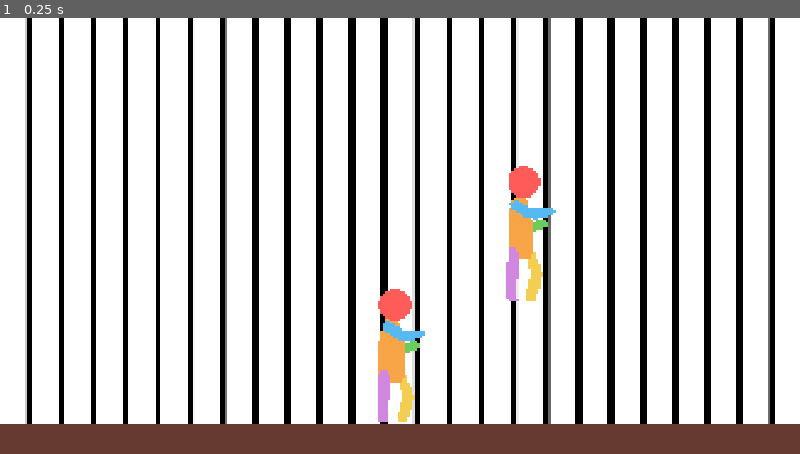
Above: before the commit, frame 1.
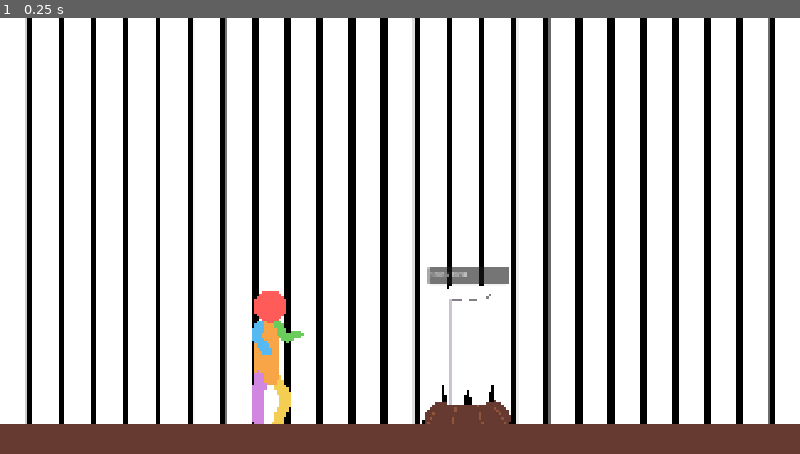
Above: after the commit, the same moment.

Repository: aludnier/2D-Fighting-Game
Game: Godot game, scene res://scene/game.tscn
Two runs of this game, one before a commit and one after it. Both use one fixed random seed, a clock stepped at 60 frames per second and the inputs below.
Inputs:
- Up to frame 1 (0.25 s): no input

The runs differ from the first frame. In frame 1, 4.3% of the frame differs, in the area x 31-70%, y 33-94%.

Commit message:
feat: 3 change player script to an state machine logic

Diff:
--- a/project.godot
+++ b/project.godot
@@ -34,7 +34,8 @@
 
 jump={
 "deadzone": 0.2,
-"events": []
+"events": [Object(InputEventKey,"resource_local_to_scene":false,"resource_name":"","device":-1,"window_id":0,"alt_pressed":false,"shift_pressed":false,"ctrl_pressed":false,"meta_pressed":false,"pressed":false,"keycode":0,"physical_keycode":32,"key_label":0,"unicode":32,"location":0,"echo":false,"script":null)
+]
 }
 "Light Attack"={
 "deadzone": 0.2,
--- a/scene/character.tscn
+++ b/scene/character.tscn
@@ -4,61 +4,98 @@
 [ext_resource type="Script" uid="uid://dhevu0bd8dixl" path="res://script/Frame_data_class.gd" id="2_7v2w7"]
 [ext_resource type="Texture2D" uid="uid://6ygsl6vaob1f" path="res://asset/characters/maped-character-Sheet.png" id="2_d7vt2"]
 [ext_resource type="Script" uid="uid://cnfnuryofg0l3" path="res://script/hitbox.gd" id="3_d7vt2"]
+[ext_resource type="Script" uid="uid://d3b130d0d4cpp" path="res://script/Hitboxe_data_class.gd" id="3_mbevu"]
 [ext_resource type="Script" uid="uid://cri3atyjms1vq" path="res://script/Attack_data_class.gd" id="3_p3t0x"]
-
-[sub_resource type="Resource" id="Resource_7v2w7"]
+[ext_resource type="Script" uid="uid://b4gtfxq2dq3c0" path="res://script/state_machine.gd" id="7_mbevu"]
+[ext_resource type="Script" uid="uid://coswoeuvcufyc" path="res://script/state/idle.gd" id="8_wdeb7"]
+[ext_resource type="Script" uid="uid://bd0f00hltnn3a" path="res://script/state/walk.gd" id="9_adcn7"]
+[ext_resource type="Script" uid="uid://jrl2asgppwqk" path="res://script/state/attack.gd" id="10_t17xi"]
+[ext_resource type="Script" uid="uid://6i1a1fh6mgps" path="res://script/state/jump.gd" id="11_beyxi"]
+[ext_resource type="Script" uid="uid://40xxbd5xiby6" path="res://script/state/land.gd" id="12_x6pvx"]
+
+[sub_resource type="Resource" id="Resource_wdeb7"]
+script = ExtResource("3_mbevu")
+offset = Vector2(74, -31)
+size = Vector2(68, 53)
+metadata/_custom_type_script = "uid://d3b130d0d4cpp"
+
+[sub_resource type="Resource" id="Resource_p3t0x"]
 script = ExtResource("2_7v2w7")
-damage = 10
+hitbox = Array[ExtResource("3_mbevu")]([SubResource("Resource_wdeb7")])
+damage = 50
 metadata/_custom_type_script = "uid://dhevu0bd8dixl"
 
 [sub_resource type="Resource" id="Resource_6k5wm"]
 script = ExtResource("3_p3t0x")
 animation = &"light-punch"
-frames = Array[ExtResource("2_7v2w7")]([null, null, null, SubResource("Resource_7v2w7")])
+startFrame = 1
+endFrame = 1
+frames = Array[ExtResource("2_7v2w7")]([SubResource("Resource_p3t0x")])
 metadata/_custom_type_script = "uid://cri3atyjms1vq"
 
 [sub_resource type="RectangleShape2D" id="RectangleShape2D_6k5wm"]
-size = Vector2(70, 330)
-
-[sub_resource type="AtlasTexture" id="AtlasTexture_fc0e3"]
+size = Vector2(88, 330)
+
+[sub_resource type="AtlasTexture" id="AtlasTexture_p3t0x"]
+atlas = ExtResource("2_d7vt2")
+region = Rect2(192, 128, 96, 128)
+
+[sub_resource type="AtlasTexture" id="AtlasTexture_mbevu"]
 atlas = ExtResource("2_d7vt2")
 region = Rect2(0, 0, 96, 128)
 
-[sub_resource type="AtlasTexture" id="AtlasTexture_7jktm"]
+[sub_resource type="AtlasTexture" id="AtlasTexture_wdeb7"]
 atlas = ExtResource("2_d7vt2")
 region = Rect2(96, 0, 96, 128)
 
-[sub_resource type="AtlasTexture" id="AtlasTexture_ryrav"]
+[sub_resource type="AtlasTexture" id="AtlasTexture_adcn7"]
+atlas = ExtResource("2_d7vt2")
+region = Rect2(0, 128, 96, 128)
+
+[sub_resource type="AtlasTexture" id="AtlasTexture_t17xi"]
+atlas = ExtResource("2_d7vt2")
+region = Rect2(96, 128, 96, 128)
+
+[sub_resource type="AtlasTexture" id="AtlasTexture_beyxi"]
+atlas = ExtResource("2_d7vt2")
+region = Rect2(288, 128, 96, 128)
+
+[sub_resource type="AtlasTexture" id="AtlasTexture_x6pvx"]
+atlas = ExtResource("2_d7vt2")
+region = Rect2(96, 0, 96, 128)
+
+[sub_resource type="AtlasTexture" id="AtlasTexture_j2y7t"]
+atlas = ExtResource("2_d7vt2")
+region = Rect2(0, 0, 96, 128)
+
+[sub_resource type="AtlasTexture" id="AtlasTexture_jy7ch"]
 atlas = ExtResource("2_d7vt2")
 region = Rect2(192, 0, 96, 128)
 
-[sub_resource type="AtlasTexture" id="AtlasTexture_eow3j"]
+[sub_resource type="AtlasTexture" id="AtlasTexture_j6hc6"]
 atlas = ExtResource("2_d7vt2")
 region = Rect2(288, 0, 96, 128)
 
-[sub_resource type="AtlasTexture" id="AtlasTexture_j5wjh"]
-atlas = ExtResource("2_d7vt2")
-region = Rect2(0, 128, 96, 128)
-
-[sub_resource type="AtlasTexture" id="AtlasTexture_vef74"]
-atlas = ExtResource("2_d7vt2")
-region = Rect2(96, 128, 96, 128)
-
-[sub_resource type="AtlasTexture" id="AtlasTexture_hve3p"]
-atlas = ExtResource("2_d7vt2")
-region = Rect2(192, 128, 96, 128)
+[sub_resource type="AtlasTexture" id="AtlasTexture_lp7ui"]
+atlas = ExtResource("2_d7vt2")
+region = Rect2(384, 0, 96, 128)
 
 [sub_resource type="SpriteFrames" id="SpriteFrames_mbevu"]
 animations = [{
 "frames": [{
 "duration": 1.0,
-"texture": SubResource("AtlasTexture_fc0e3")
-}, {
-"duration": 1.0,
-"texture": SubResource("AtlasTexture_7jktm")
-}, {
-"duration": 1.0,
-"texture": SubResource("AtlasTexture_ryrav")
+"texture": SubResource("AtlasTexture_p3t0x")
+}],
+"loop": 0,
+"name": &"fall",
+"speed": 5.0
+}, {
+"frames": [{
+"duration": 1.0,
+"texture": SubResource("AtlasTexture_mbevu")
+}, {
+"duration": 1.0,
+"texture": SubResource("AtlasTexture_wdeb7")
 }],
 "loop": 1,
 "name": &"idle",
@@ -66,55 +103,123 @@
 }, {
 "frames": [{
 "duration": 1.0,
-"texture": SubResource("AtlasTexture_eow3j")
-}, {
-"duration": 1.0,
-"texture": SubResource("AtlasTexture_j5wjh")
-}, {
-"duration": 1.0,
-"texture": SubResource("AtlasTexture_vef74")
-}, {
-"duration": 1.0,
-"texture": SubResource("AtlasTexture_hve3p")
+"texture": SubResource("AtlasTexture_adcn7")
+}, {
+"duration": 1.0,
+"texture": SubResource("AtlasTexture_t17xi")
+}],
+"loop": 0,
+"name": &"jump",
+"speed": 5.0
+}, {
+"frames": [{
+"duration": 1.0,
+"texture": SubResource("AtlasTexture_beyxi")
+}, {
+"duration": 1.0,
+"texture": SubResource("AtlasTexture_x6pvx")
+}, {
+"duration": 1.0,
+"texture": SubResource("AtlasTexture_j2y7t")
+}],
+"loop": 0,
+"name": &"land",
+"speed": 5.0
+}, {
+"frames": [{
+"duration": 1.0,
+"texture": SubResource("AtlasTexture_jy7ch")
+}, {
+"duration": 1.0,
+"texture": SubResource("AtlasTexture_j6hc6")
+}, {
+"duration": 1.0,
+"texture": SubResource("AtlasTexture_lp7ui")
 }],
 "loop": 0,
 "name": &"light-punch",
-"speed": 5.0
-}, {
-"frames": [],
-"loop": 1,
-"name": &"new_animation",
 "speed": 5.0
 }]
 
 [sub_resource type="RectangleShape2D" id="RectangleShape2D_n6ms5"]
 size = Vector2(68, 53)
 
-[node name="Player" type="CharacterBody2D" unique_id=140332153 groups=["character"]]
+[sub_resource type="RectangleShape2D" id="RectangleShape2D_p3t0x"]
+
+[node name="Player" type="CharacterBody2D" unique_id=140332153 node_paths=PackedStringArray("state_machine") groups=["character"]]
 collision_layer = 3
 collision_mask = 3
 script = ExtResource("1_k8rrn")
+state_machine = NodePath("StateMachine")
 Lpunch = SubResource("Resource_6k5wm")
 
 [node name="CollisionShape2D" type="CollisionShape2D" parent="." unique_id=790708537]
-position = Vector2(-10, 27)
+position = Vector2(10, 27)
 shape = SubResource("RectangleShape2D_6k5wm")
 
 [node name="AnimatedSprite2D" type="AnimatedSprite2D" parent="." unique_id=1560615533]
 texture_filter = 1
+position = Vector2(14, -2)
 scale = Vector2(3, 3)
 sprite_frames = SubResource("SpriteFrames_mbevu")
-animation = &"light-punch"
-frame = 3
+animation = &"idle"
 
 [node name="hitboxes" type="Area2D" parent="." unique_id=1456709007]
 script = ExtResource("3_d7vt2")
 
-[node name="CollisionShape2D" type="CollisionShape2D" parent="hitboxes" unique_id=1020466220]
-position = Vector2(59, -25)
+[node name="hitbox1" type="CollisionShape2D" parent="hitboxes" unique_id=1020466220]
+position = Vector2(74, -31)
 shape = SubResource("RectangleShape2D_n6ms5")
 disabled = true
 
+[node name="hitbox2" type="CollisionShape2D" parent="hitboxes" unique_id=1550455071]
+visible = false
+position = Vector2(118, -50)
+shape = SubResource("RectangleShape2D_p3t0x")
+disabled = true
+
+[node name="hitbox3" type="CollisionShape2D" parent="hitboxes" unique_id=900354517]
+visible = false
+position = Vector2(177, -75)
+shape = SubResource("RectangleShape2D_n6ms5")
+disabled = true
+
+[node name="hitbox4" type="CollisionShape2D" parent="hitboxes" unique_id=2057256616]
+visible = false
+position = Vector2(236, -100)
+shape = SubResource("RectangleShape2D_n6ms5")
+disabled = true
+
+[node name="StateMachine" type="Node2D" parent="." unique_id=1226782756 node_paths=PackedStringArray("Idle", "Walk", "Jump", "Land", "Attack", "player")]
+script = ExtResource("7_mbevu")
+Idle = NodePath("Idle")
+Walk = NodePath("Walk")
+Jump = NodePath("Jump")
+Land = NodePath("Land")
+Attack = NodePath("Attack")
+player = NodePath("..")
+
+[node name="Idle" type="Node" parent="StateMachine" unique_id=1640310887]
+script = ExtResource("8_wdeb7")
+metadata/_custom_type_script = "uid://dhk37p80m5buj"
+
+[node name="Walk" type="Node" parent="StateMachine" unique_id=648430780]
+script = ExtResource("9_adcn7")
+metadata/_custom_type_script = "uid://dhk37p80m5buj"
+
+[node name="Attack" type="Node" parent="StateMachine" unique_id=1347401718]
+script = ExtResource("10_t17xi")
+metadata/_custom_type_script = "uid://dhk37p80m5buj"
+
+[node name="Jump" type="Node" parent="StateMachine" unique_id=1986669301]
+script = ExtResource("11_beyxi")
+metadata/_custom_type_script = "uid://dhk37p80m5buj"
+
+[node name="Land" type="Node" parent="StateMachine" unique_id=1069641807]
+script = ExtResource("12_x6pvx")
+metadata/_custom_type_script = "uid://dhk37p80m5buj"
+
 [connection signal="animation_finished" from="AnimatedSprite2D" to="." method="_on_animated_sprite_2d_animation_finished"]
+[connection signal="frame_changed" from="AnimatedSprite2D" to="." method="_on_animated_sprite_2d_frame_changed"]
 [connection signal="body_entered" from="hitboxes" to="hitboxes" method="_on_body_entered"]
 [connection signal="hit" from="hitboxes" to="." method="_on_hitboxes_hit"]
--- a/scene/game.tscn
+++ b/scene/game.tscn
@@ -3,6 +3,7 @@
 [ext_resource type="Texture2D" uid="uid://ceu11klbc65tt" path="res://asset/background/basic-bg.png" id="1_dbls1"]
 [ext_resource type="Texture2D" uid="uid://bt14hui2nfrns" path="res://asset/background/basic-floor.png" id="2_33cqm"]
 [ext_resource type="PackedScene" uid="uid://dsdhts8mopp33" path="res://scene/character.tscn" id="3_33cqm"]
+[ext_resource type="PackedScene" uid="uid://cimrosa3bxl2e" path="res://scene/puching_bag.tscn" id="4_xwcet"]
 
 [sub_resource type="RectangleShape2D" id="RectangleShape2D_e2o6t"]
 size = Vector2(2125, 46)
@@ -25,8 +26,8 @@
 position = Vector2(-8.5, 491)
 shape = SubResource("RectangleShape2D_e2o6t")
 
-[node name="RigidBody2D" parent="." unique_id=1482684958 instance=ExtResource("3_33cqm")]
-position = Vector2(-11, 270)
+[node name="puching-bag" parent="." unique_id=1367791818 instance=ExtResource("4_xwcet")]
+position = Vector2(167, 276)
 
-[node name="RigidBody2D2" parent="." unique_id=1214439895 instance=ExtResource("3_33cqm")]
-position = Vector2(308, -33)
+[node name="Player" parent="." unique_id=140332153 instance=ExtResource("3_33cqm")]
+position = Vector2(-334, 264)
--- /dev/null
+++ b/scene/puching_bag.tscn
@@ -0,0 +1,85 @@
+[gd_scene format=3 uid="uid://cimrosa3bxl2e"]
+
+[ext_resource type="Texture2D" uid="uid://rpfn4fpg8at1" path="res://asset/characters/puching-bag.png" id="1_ppggr"]
+[ext_resource type="Script" uid="uid://cdyw140pvchjk" path="res://script/puching_bag.gd" id="1_s5dow"]
+
+[sub_resource type="AtlasTexture" id="AtlasTexture_0xx2o"]
+atlas = ExtResource("1_ppggr")
+region = Rect2(0, 0, 96, 128)
+
+[sub_resource type="AtlasTexture" id="AtlasTexture_og5rq"]
+atlas = ExtResource("1_ppggr")
+region = Rect2(96, 0, 96, 128)
+
+[sub_resource type="AtlasTexture" id="AtlasTexture_8isxu"]
+atlas = ExtResource("1_ppggr")
+region = Rect2(192, 0, 96, 128)
+
+[sub_resource type="AtlasTexture" id="AtlasTexture_f3a3v"]
+atlas = ExtResource("1_ppggr")
+region = Rect2(0, 0, 96, 128)
+
+[sub_resource type="AtlasTexture" id="AtlasTexture_ltbfy"]
+atlas = ExtResource("1_ppggr")
+region = Rect2(288, 0, 96, 128)
+
+[sub_resource type="AtlasTexture" id="AtlasTexture_s6wwv"]
+atlas = ExtResource("1_ppggr")
+region = Rect2(0, 0, 96, 128)
+
+[sub_resource type="SpriteFrames" id="SpriteFrames_n6ms5"]
+animations = [{
+"frames": [{
+"duration": 1.0,
+"texture": SubResource("AtlasTexture_0xx2o")
+}, {
+"duration": 1.0,
+"texture": SubResource("AtlasTexture_og5rq")
+}, {
+"duration": 1.0,
+"texture": SubResource("AtlasTexture_8isxu")
+}, {
+"duration": 1.0,
+"texture": SubResource("AtlasTexture_f3a3v")
+}, {
+"duration": 1.0,
+"texture": SubResource("AtlasTexture_ltbfy")
+}],
+"loop": 0,
+"name": &"get_hit",
+"speed": 5.0
+}, {
+"frames": [{
+"duration": 1.0,
+"texture": SubResource("AtlasTexture_s6wwv")
+}],
+"loop": 1,
+"name": &"idle",
+"speed": 5.0
+}]
+
+[sub_resource type="RectangleShape2D" id="RectangleShape2D_n6ms5"]
+size = Vector2(128, 343)
+
+[node name="puching-bag" type="CharacterBody2D" unique_id=776031333 groups=["character"]]
+collision_layer = 3
+collision_mask = 3
+script = ExtResource("1_s5dow")
+
+[node name="AnimatedSprite2D" type="AnimatedSprite2D" parent="." unique_id=2102821726]
+texture_filter = 1
+scale = Vector2(3, 3)
+sprite_frames = SubResource("SpriteFrames_n6ms5")
+animation = &"get_hit"
+
+[node name="CollisionShape2D" type="CollisionShape2D" parent="." unique_id=549492948]
+position = Vector2(-1, 17.5)
+shape = SubResource("RectangleShape2D_n6ms5")
+
+[node name="TextEdit" type="TextEdit" parent="." unique_id=1817514353]
+offset_left = -97.0
+offset_top = -198.0
+offset_right = 102.0
+offset_bottom = -155.0
+
+[connection signal="animation_finished" from="AnimatedSprite2D" to="." method="_on_animated_sprite_2d_animation_finished"]
--- a/script/Attack_data_class.gd
+++ b/script/Attack_data_class.gd
@@ -3,4 +3,6 @@
 
 @export var animation: StringName
 
+@export var startFrame: int
+@export var endFrame: int
 @export var frames: Array[FrameData]
--- a/script/Character.gd
+++ b/script/Character.gd
@@ -1,8 +1,12 @@
-extends RigidBody2D
+extends CharacterBody2D
+class_name Character
 
 @export var health:int = 100
-@export var speed : float = 30
-@onready var animated_sprite = $AnimatedSprite2D
+@export var speed : float = 300
+@onready var animated_sprite: AnimatedSprite2D = $AnimatedSprite2D
+@export var gravity: float = 1200.0
+@export var jump_force := -1000.0
+@export var state_machine: StateMachine
 
 enum attack {
 	LPUNCH, HPUNCH, LLOW, HLOW, LHIGH, HHIGH,
@@ -40,41 +44,88 @@
 var currentAttack : AttackData
 var target : Node2D = null
 var attacking: bool = false
+var jumping: bool = false
+var falling: bool = false
 
 func _ready() -> void:
-	animated_sprite.play("idle")
+	state_machine.change_state(state_machine.Idle)
 
-func _physics_process(delta: float) -> void:
-	var direction := Input.get_axis("left movement", "right movement")
-	self.position.x += direction * speed * delta
-	pass
+func _physics_process(delta):
+	if not is_on_floor():
+		velocity.y += gravity * delta
+	else:
+		velocity.y = 0
 
+	state_machine.physic_update(delta)
+	move_and_slide()
 
 func take_hit(data: FrameData) -> void:
 	print("take ", data.damage, " damage")
 	health -= data.damage
 
 func start_attack(pattern : attack) -> void:
+	velocity.x = 0
 	print("launch attack : ", pattern)
 	currentAttack = attack_pattern[pattern]
 	animated_sprite.play(attack_pattern[pattern].animation)
+	target = null
 	attacking = true
+	attack_frame = 0
 
 func _unhandled_input(event: InputEvent) -> void:
-	if attacking != true:
-		print("check attack : ", event)
-		if event.is_action_pressed("Light Attack"):
-			start_attack(attack.LPUNCH)
+	state_machine.handle_input(event)
+
+func reset_attack():
+	for hb in hitboxes.get_children():
+		hb.disabled = true
+	attacking = false
+	currentAttack = null
+
 
 func _on_animated_sprite_2d_animation_finished() -> void:
-	print("end attack")
-	attacking = false
-	currentAttack = null
-	animated_sprite.play("idle")
+	if state_machine.current_state.has_method("animation_done"):
+		state_machine.current_state.animation_done()
 
 
 func _on_hitboxes_hit(oponent: Node2D) -> void:
 	if target != null:
 		return
 	target = oponent
-	oponent.take_hit(currentAttack.frames[animated_sprite.frame])
+	oponent.take_hit(currentAttack.frames[attack_frame])
+
+@onready var hitboxes = $hitboxes
+@onready var shaped_hb: Array[CollisionShape2D] = [
+	$hitboxes/hitbox1,
+	$hitboxes/hitbox2,
+	$hitboxes/hitbox3,
+	$hitboxes/hitbox4
+]
+
+func set_hitbox(hb : CollisionShape2D, data : HitboxData) -> void:
+	var shape := hb.shape.duplicate() as RectangleShape2D
+	shape.size = data.size
+	hb.shape = shape
+
+	hb.position = data.offset
+	hb.disabled = false
+
+
+var attack_frame:int = 0
+func _on_animated_sprite_2d_frame_changed() -> void:
+	if currentAttack == null:
+		return
+	if animated_sprite.frame < currentAttack.startFrame and animated_sprite.frame > currentAttack.endFrame:
+		return
+
+	for hb in hitboxes.get_children():
+		hb.disabled = true
+	var hitbox_nb = 0
+	print(animated_sprite.frame)
+	if attack_frame >= currentAttack.frames.size() :
+		attack_frame -= 1
+		return
+	for data in currentAttack.frames[attack_frame].hitbox:
+		set_hitbox(shaped_hb[hitbox_nb], data)
+		hitbox_nb += 1
+	if attack_frame + 1 < currentAttack.frames.size():
+		attack_frame += 1
--- a/script/Frame_data_class.gd
+++ b/script/Frame_data_class.gd
@@ -1,7 +1,7 @@
 extends Resource
 class_name FrameData
 
-@export var hitbox: Array[Shape2D]
+@export var hitbox: Array[HitboxData]
 @export var damage: int
 @export var hitstun: int
 @export var blockstun: int
--- /dev/null
+++ b/script/Hitboxe_data_class.gd
@@ -0,0 +1,5 @@
+extends Resource
+class_name HitboxData
+
+@export var offset : Vector2
+@export var size : Vector2
--- a/script/hitbox.gd
+++ b/script/hitbox.gd
@@ -1,7 +1,8 @@
 extends Area2D
 
 signal hit(oponent : Node2D)
+@onready var character = $".."
 
 func _on_body_entered(body: Node2D) -> void:
-	if "character" in body:
+	if body in get_tree().get_nodes_in_group("character") and body != character :
 		hit.emit(body)
--- /dev/null
+++ b/script/puching_bag.gd
@@ -0,0 +1,33 @@
+extends CharacterBody2D
+
+@export var health:int = 1000
+@onready var animated_sprite = $AnimatedSprite2D
+@export var gravity: float = 1200.0
+
+@onready var text_healt = $TextEdit
+var max_health: int
+var stun_frame: int = 0
+
+func _ready() -> void:
+	max_health = health
+	animated_sprite.play("idle")
+
+func _physics_process(delta):
+	if stun_frame > 0:
+		stun_frame -= 1
+	if not is_on_floor():
+		velocity.y += gravity * delta
+	else: if velocity.y > 0:
+		velocity.y = 0
+	text_healt.text = str(health) + " / " +  str(max_health)
+
+func take_hit(data: FrameData) -> void:
+	stun_frame = data.hitstun
+	print("take ", data.damage, " damage")
+	health -= data.damage
+	animated_sprite.play("get_hit")
+
+
+func _on_animated_sprite_2d_animation_finished() -> void:
+	if velocity.y == 0:
+		animated_sprite.play("idle")
--- /dev/null
+++ b/script/state/attack.gd
@@ -0,0 +1,18 @@
+extends State
+
+var is_playing = false
+
+func enter():
+	player.velocity = Vector2.ZERO
+	player.start_attack(machine.next_attack)
+	is_playing = true
+
+func physics_update(delta: float):
+	if !is_playing:
+		machine.change_state(machine.Idle)
+
+func animation_done():
+	is_playing = false
+
+func exit():
+	player.reset_attack()
--- /dev/null
+++ b/script/state/idle.gd
@@ -0,0 +1,36 @@
+extends State
+
+func  enter():
+	print("enter Idle")
+	#player.animated_sprite.play("Idle")
+
+func physics_update(delta: float):
+	if Input.get_axis("left movement", "right movement") != 0:
+		machine.change_state(machine.Walk)
+		return
+
+
+func change_to_attack(attack: Character.attack) -> void:
+	machine.next_attack = attack
+	machine.change_state(machine.Attack)
+
+func handle_input(event):
+	if Input.is_action_just_pressed("jump") and player.is_on_floor():
+		machine.change_state(machine.Jump)
+		return
+
+	if event.is_action_pressed("Light Attack"):
+		change_to_attack(Character.attack.LPUNCH)
+		return
+
+	if event.is_action_pressed("Heavy Attack"):
+		change_to_attack(Character.attack.HPUNCH)
+		return
+
+	if event.is_action_pressed("Light Special"):
+		change_to_attack(Character.attack.LSPE)
+		return
+
+	if event.is_action_pressed("Heavy Special"):
+		change_to_attack(Character.attack.HSPE)
+		return
--- /dev/null
+++ b/script/state/jump.gd
@@ -0,0 +1,16 @@
+extends State
+
+func enter():
+	player.animated_sprite.play("jump")
+	player.velocity.y = player.jump_force
+	player.move_and_slide()
+
+func physics_update(delta: float):
+	if player.velocity.y >= 0:
+		player.animated_sprite.play("fall")
+	if player.is_on_floor():
+		player.velocity.y = 0
+		machine.change_state(machine.Land)
+
+func exit():
+	player.velocity = Vector2.ZERO
--- /dev/null
+++ b/script/state/land.gd
@@ -0,0 +1,15 @@
+extends State
+
+var is_playing = false
+
+func enter():
+	print("enter land")
+	player.animated_sprite.play("land")
+	is_playing = true
+
+func physics_update(delta: float):
+	if !is_playing:
+		machine.change_state(machine.Idle)
+
+func animation_done():
+	is_playing = false
--- /dev/null
+++ b/script/state/state_class.gd
@@ -0,0 +1,24 @@
+extends Node
+class_name State
+
+var player: Character
+var machine: StateMachine
+
+func setup(p, m):
+	player = p
+	machine = m
+
+func enter():
+	pass
+
+func exit():
+	pass
+
+func update(delta: float):
+	pass
+
+func physics_update(delta: float):
+	pass
+
+func handle_input(event: InputEvent):
+	pass
--- /dev/null
+++ b/script/state/walk.gd
@@ -0,0 +1,41 @@
+extends State
+
+func  enter():
+	#add walking animation
+	pass
+
+func physics_update(delta: float):
+	print("walk")
+	var movement = Input.get_axis("left movement", "right movement")
+	if movement == 0:
+		player.velocity.x = 0
+		machine.change_state(machine.Idle)
+		return
+	player.velocity.x = movement * player.speed
+	player.move_and_slide()
+
+
+func change_to_attack(attack: Character.attack) -> void:
+	machine.next_attack = attack
+	machine.change_state(machine.Attack)
+
+func handle_input(event):
+	if Input.is_action_just_pressed("jump") and player.is_on_floor():
+		machine.change_state(machine.Jump)
+		return
+
+	if event.is_action_pressed("Light Attack"):
+		change_to_attack(Character.attack.LPUNCH)
+		return
+
+	if event.is_action_pressed("Heavy Attack"):
+		change_to_attack(Character.attack.HPUNCH)
+		return
+
+	if event.is_action_pressed("Light Special"):
+		change_to_attack(Character.attack.LSPE)
+		return
+
+	if event.is_action_pressed("Heavy Special"):
+		change_to_attack(Character.attack.HSPE)
+		return
--- /dev/null
+++ b/script/state_machine.gd
@@ -0,0 +1,41 @@
+extends Node
+class_name StateMachine
+
+
+@export var Idle: State
+@export var Walk: State
+@export var Jump: State
+@export var Land: State
+@export var Attack: State
+@export var Stun: State
+
+var current_state: State
+var next_attack: Character.attack
+@export var player: Character
+
+func _ready() -> void:
+	for s in get_children():
+		s.setup(player, self)
+
+
+func change_state(new_state):
+	if current_state:
+		current_state.exit()
+
+	current_state = new_state
+	current_state.enter()
+
+
+func update(delta):
+	if current_state:
+		current_state.update(delta)
+
+
+func physic_update(delta):
+	if current_state:
+		current_state.physics_update(delta)
+
+
+func handle_input(event: InputEvent):
+	if current_state:
+		current_state.handle_input(event)
Binary file changed: asset/characters/maped-character-Sheet.png
Binary file changed: asset/characters/maped-character.aseprite
Binary file added: asset/characters/puching-bag.png
Not shown, added: asset/characters/puching-bag.png.import
Not shown, added: script/Hitboxe_data_class.gd.uid
Not shown, added: script/puching_bag.gd.uid
Not shown, added: script/state/attack.gd.uid
Not shown, added: script/state/idle.gd.uid
Not shown, added: script/state/jump.gd.uid
Not shown, added: script/state/land.gd.uid
Not shown, added: script/state/state_class.gd.uid
Not shown, added: script/state/walk.gd.uid
(and 1 more such lines)
